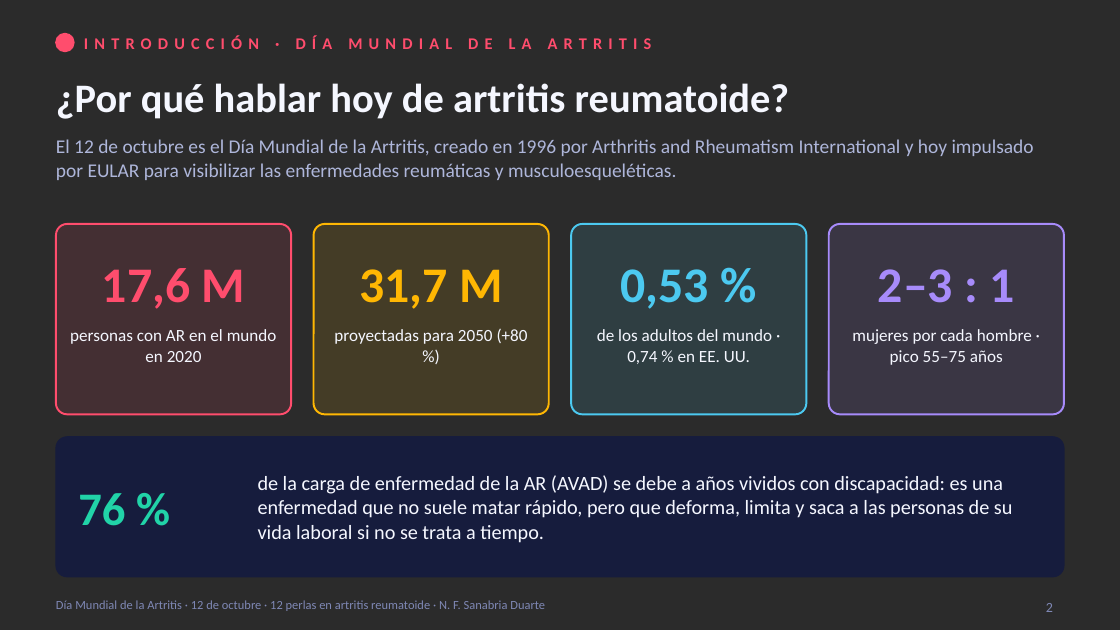
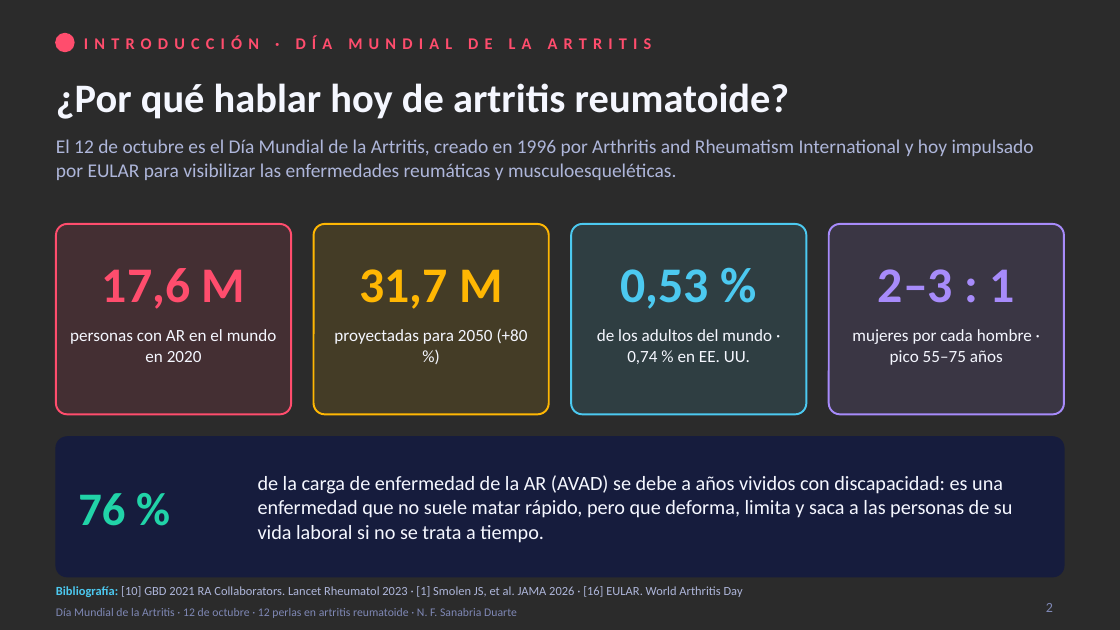
Before and after one commit to nestor120512/nes, a slide deck: slide 2 of 12_perlas_artritis_reumatoide.pptx. Drawn at 1120x630 pixels with LibreOffice and Linux fonts; fonts in the diff are those of the drawing; background and template pictures are left out; a plain dark background stands for a picture behind light text. Boxes give left, top, right and bottom in pixels: in the first picture for what was removed or moved away, otherwise in the second. Text is boxed around its words. In the diff, an @@ line names an element or a change of style, - is before the commit and + after.

```diff
--- a/12_perlas_artritis_reumatoide.pptx
+++ b/12_perlas_artritis_reumatoide.pptx
@@ text added at [56, 586, 743, 597], 8 pt, text #AEB6DA @@
+Bibliografía: [10] GBD 2021 RA Collaborators. Lancet Rheumatol 2023 · [1] Smolen JS, et al. JAMA 2026 · [16] EULAR. World Arthritis Day
@@ text "Día Mundial de la Artritis ..." at [56, 608, 517, 618]: size 8 to 7.5 pt; vertical alignment top to middle @@
```
Also in this commit, not shown: 34 other slides changed.
